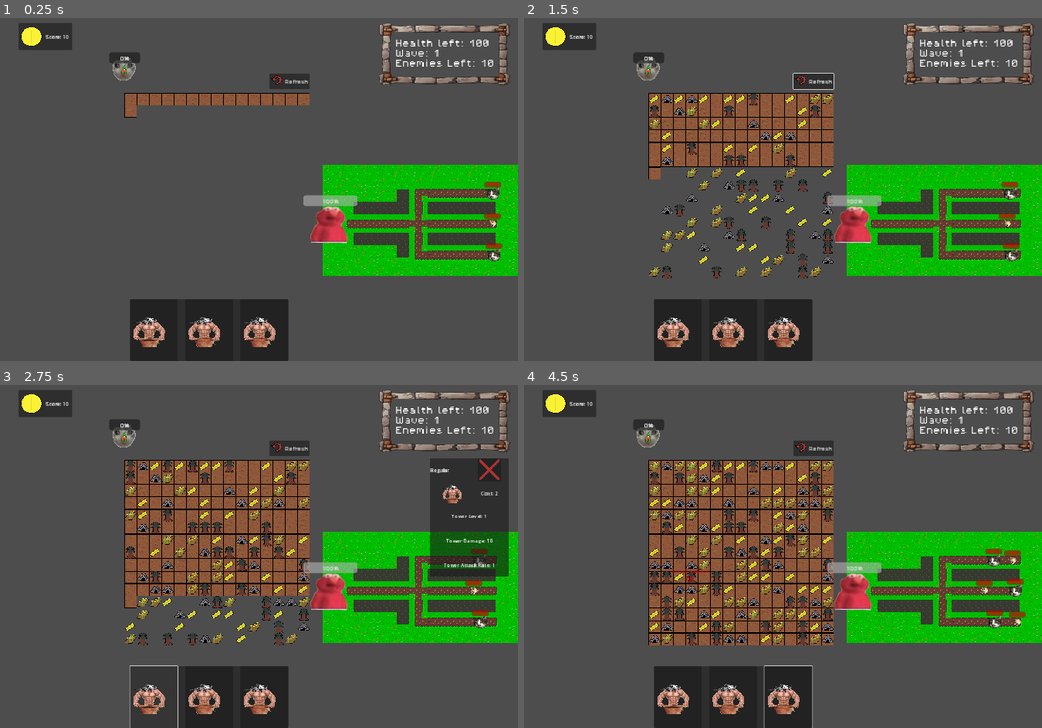
Above: before the commit, frames 1-4 (two rows, left to right).
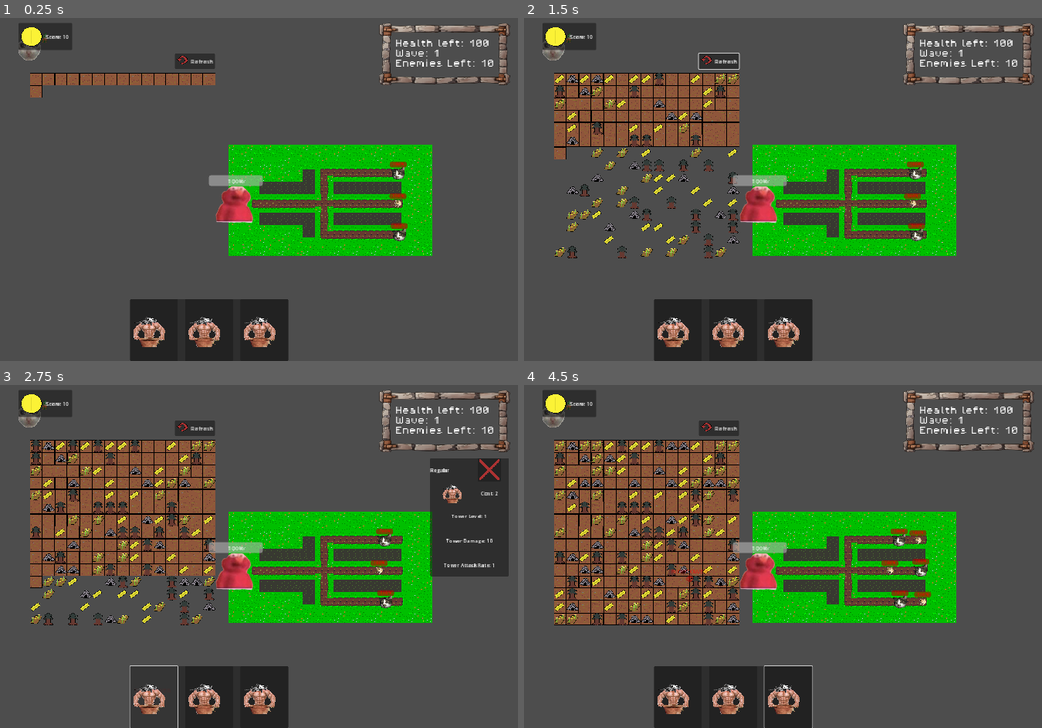
Above: after the commit, the same moments.

Repository: ConstantinBalan/2D_TowerDefense
Game: Godot game, scene res://Scenes/Levels/PlayableLevels/level1.tscn
Same seed, same stepped clock (60 frames per second), same inputs: the game is played once before the commit and once after it. This scene is started directly instead of the project's main scene.
Inputs (mouse positions are in pixels of both pictures, inside the frame that each line leads up to):
- Up to frame 1 (0.25 s): no input
- Up to frame 2 (1.5 s): click "Refresh" at 0.5 s; tap Enter (ui_accept) at 1.25 s; move the mouse to (871, 168) at 1.27 s; hold D (MoveRight) from 1.28 s (still down); click (871, 168) at 1.42 s
- Up to frame 3 (2.75 s): tap Enter (ui_accept) at 1.52 s; release D (MoveRight) at 2 s; click (155, 697) at 2 s
- Up to frame 4 (4.5 s): click (731, 697) at 2.75 s; click (788, 697) at 3.5 s; drag from (612, 570) to (855, 590) at 4.27 s

The runs differ from the first frame. In frame 1, 22% of the frame differs, in the area x 3-100%, y 4-76%; in frame 2, 33%; in frame 3, 36%; in frame 4, 41%.

Commit message:
Fine tuned gatherer functionality

Diff:
--- a/Scenes/Levels/PlayableLevels/level1.tscn
+++ b/Scenes/Levels/PlayableLevels/level1.tscn
@@ -339,16 +339,16 @@
 [node name="Towers" type="Node2D" parent="."]
 
 [node name="Camera2D" type="Camera2D" parent="."]
-position = Vector2(-519, -103)
+position = Vector2(-274, -51)
 zoom = Vector2(1.2, 1.2)
 
 [connection signal="died_to_base" from="HomeBase" to="." method="decrement_enemies_left"]
+[connection signal="enemy_died" from="Paths/TopPath" to="." method="decrement_enemies_left"]
 [connection signal="enemy_died" from="Paths/TopPath" to="." method="on_enemy_died"]
-[connection signal="enemy_died" from="Paths/TopPath" to="." method="decrement_enemies_left"]
 [connection signal="enemy_spawned" from="Paths/TopPath" to="." method="add_to_spawned_wave"]
+[connection signal="enemy_died" from="Paths/BottomPath" to="." method="decrement_enemies_left"]
 [connection signal="enemy_died" from="Paths/BottomPath" to="." method="on_enemy_died"]
-[connection signal="enemy_died" from="Paths/BottomPath" to="." method="decrement_enemies_left"]
 [connection signal="enemy_spawned" from="Paths/BottomPath" to="." method="add_to_spawned_wave"]
+[connection signal="enemy_died" from="Paths/MiddlePath" to="." method="decrement_enemies_left"]
 [connection signal="enemy_died" from="Paths/MiddlePath" to="." method="on_enemy_died"]
-[connection signal="enemy_died" from="Paths/MiddlePath" to="." method="decrement_enemies_left"]
 [connection signal="enemy_spawned" from="Paths/MiddlePath" to="." method="add_to_spawned_wave"]
--- a/Scenes/ResourceGenerator.tscn
+++ b/Scenes/ResourceGenerator.tscn
@@ -1,6 +1,7 @@
-[gd_scene load_steps=6 format=3 uid="uid://i0wofou8fnhn"]
+[gd_scene load_steps=7 format=3 uid="uid://i0wofou8fnhn"]
 
 [ext_resource type="Script" path="res://Scripts/ResourceGenScripts/resource_generator.gd" id="1_x1bb7"]
+[ext_resource type="Texture2D" uid="uid://dlladw1ket5ld" path="res://Assets/gnome.png" id="2_oin21"]
 [ext_resource type="Texture2D" uid="uid://gx3vpcn0p7d6" path="res://Assets/Resourcetilemap.png" id="2_pvble"]
 [ext_resource type="Texture2D" uid="uid://bl02t3tbq4fxg" path="res://Assets/sadcat.png" id="3_uw2ox"]
 
@@ -24,6 +25,7 @@
 script = ExtResource("1_x1bb7")
 tile_map = NodePath("ResourceGathererTileMap")
 gatherers_home = NodePath("GatherersHome")
+gatherer_icon = ExtResource("2_oin21")
 
 [node name="ResourceGathererTileMap" type="TileMap" parent="."]
 unique_name_in_owner = true
@@ -33,6 +35,8 @@
 layer_0/name = "Ground"
 layer_1/name = "Resources"
 layer_1/tile_data = PackedInt32Array()
+layer_2/name = "Highlight"
+layer_2/tile_data = PackedInt32Array()
 
 [node name="GatherersHome" type="Node2D" parent="."]
 unique_name_in_owner = true
--- a/Scenes/gatherer.tscn
+++ b/Scenes/gatherer.tscn
@@ -1,10 +1,108 @@
-[gd_scene load_steps=4 format=3 uid="uid://8su8tjstnt2i"]
+[gd_scene load_steps=7 format=3 uid="uid://8su8tjstnt2i"]
 
 [ext_resource type="Script" path="res://Scripts/ResourceGenScripts/gatherer.gd" id="1_f8sym"]
 [ext_resource type="Texture2D" uid="uid://dlladw1ket5ld" path="res://Assets/gnome.png" id="1_hxfeq"]
 
 [sub_resource type="CapsuleShape2D" id="CapsuleShape2D_6nft6"]
 radius = 8.0
+
+[sub_resource type="Animation" id="Animation_ftgsl"]
+resource_name = "Walk"
+length = 0.5
+loop_mode = 1
+tracks/0/type = "value"
+tracks/0/imported = false
+tracks/0/enabled = true
+tracks/0/path = NodePath("Sprite2D:skew")
+tracks/0/interp = 1
+tracks/0/loop_wrap = true
+tracks/0/keys = {
+"times": PackedFloat32Array(),
+"transitions": PackedFloat32Array(),
+"update": 0,
+"values": []
+}
+tracks/1/type = "value"
+tracks/1/imported = false
+tracks/1/enabled = true
+tracks/1/path = NodePath("Sprite2D:scale")
+tracks/1/interp = 2
+tracks/1/loop_wrap = true
+tracks/1/keys = {
+"times": PackedFloat32Array(0, 0.2, 0.5),
+"transitions": PackedFloat32Array(1, 0.378929, 1),
+"update": 0,
+"values": [Vector2(1, 1), Vector2(1.6875, 0.375), Vector2(1, 1)]
+}
+tracks/2/type = "value"
+tracks/2/imported = false
+tracks/2/enabled = true
+tracks/2/path = NodePath("Sprite2D:position")
+tracks/2/interp = 1
+tracks/2/loop_wrap = true
+tracks/2/keys = {
+"times": PackedFloat32Array(),
+"transitions": PackedFloat32Array(),
+"update": 0,
+"values": []
+}
+tracks/3/type = "value"
+tracks/3/imported = false
+tracks/3/enabled = true
+tracks/3/path = NodePath("Sprite2D:rotation")
+tracks/3/interp = 1
+tracks/3/loop_wrap = true
+tracks/3/keys = {
+"times": PackedFloat32Array(0, 0.0736725, 0.2, 0.5),
+"transitions": PackedFloat32Array(1, 1, 1, 1),
+"update": 0,
+"values": [0.0, 0.148353, -0.148353, -1.76851e-08]
+}
+
+[sub_resource type="Animation" id="Animation_dm0te"]
+length = 0.001
+tracks/0/type = "value"
+tracks/0/imported = false
+tracks/0/enabled = true
+tracks/0/path = NodePath("Sprite2D:position")
+tracks/0/interp = 1
+tracks/0/loop_wrap = true
+tracks/0/keys = {
+"times": PackedFloat32Array(0),
+"transitions": PackedFloat32Array(1),
+"update": 0,
+"values": [Vector2(1, 0)]
+}
+tracks/1/type = "value"
+tracks/1/imported = false
+tracks/1/enabled = true
+tracks/1/path = NodePath("Sprite2D:scale")
+tracks/1/interp = 1
+tracks/1/loop_wrap = true
+tracks/1/keys = {
+"times": PackedFloat32Array(0),
+"transitions": PackedFloat32Array(1),
+"update": 0,
+"values": [Vector2(1, 1)]
+}
+tracks/2/type = "value"
+tracks/2/imported = false
+tracks/2/enabled = true
+tracks/2/path = NodePath("Sprite2D:rotation")
+tracks/2/interp = 1
+tracks/2/loop_wrap = true
+tracks/2/keys = {
+"times": PackedFloat32Array(0),
+"transitions": PackedFloat32Array(1),
+"update": 0,
+"values": [0.0]
+}
+
+[sub_resource type="AnimationLibrary" id="AnimationLibrary_msa1r"]
+_data = {
+"RESET": SubResource("Animation_dm0te"),
+"Walk": SubResource("Animation_ftgsl")
+}
 
 [node name="Gatherer" type="CharacterBody2D"]
 top_level = true
@@ -22,9 +120,16 @@
 
 [node name="GatherProgress" type="ProgressBar" parent="."]
 unique_name_in_owner = true
-offset_left = -40.0
-offset_top = -45.0
-offset_right = 40.0
-offset_bottom = -18.0
+modulate = Color(0.0313726, 1, 0, 1)
+offset_left = -19.0
+offset_top = -24.0
+offset_right = 19.0
+offset_bottom = -19.0
+value = 22.0
 rounded = true
-fill_mode = 1
+show_percentage = false
+
+[node name="AnimationPlayer" type="AnimationPlayer" parent="."]
+libraries = {
+"": SubResource("AnimationLibrary_msa1r")
+}
--- a/Scripts/ResourceGenScripts/gatherer.gd
+++ b/Scripts/ResourceGenScripts/gatherer.gd
@@ -8,20 +8,26 @@
 var gathering_speed = 50
 var carried_resource = null
 var carried_amount = 0
-var currently_out : bool = false
+var is_gathering : bool = false
 
 @onready var gather_progress = %GatherProgress
 var resource_generator: Node2D
 
 func _ready():
+	gather_progress.visible = false
+	visible = false
 	resource_generator = get_tree().get_first_node_in_group("resource_generator")
 	if not resource_generator:
 		push_error("ResourceGenerator not found!")
 	home_position = resource_generator.gatherers_home.global_position
 
 func move_to(world_pos, cell):
+	if is_gathering:
+		return
+	is_gathering = true
 	target_position = world_pos
 	target_cell = cell
+	visible = true
 	gather_progress.visible = false
 	gathering_progress = 0
 	print("Gatherer moving to world pos: ", world_pos, " cell: ", cell)
@@ -40,6 +46,9 @@
 	elif target_cell:
 		gather(delta)
 
+func is_available():
+	return not is_gathering and carried_resource == null
+
 func arrive_at_cell():
 	position = target_position
 	target_position = null
@@ -49,12 +58,16 @@
 func arrive_at_home():
 	position = resource_generator.gatherers_home.global_position
 	if carried_resource:
-		var main = get_tree().current_scene
 		resource_generator.add_resources(carried_resource, carried_amount)
 		carried_resource = null
 		carried_amount = 0
 	target_position = null
 	target_cell = null
+	is_gathering = false
+	visible = false
+	resource_generator.housed_gatherers += 1
+	resource_generator.update_gatherer_icons()
+	resource_generator.occupied_cells.erase(target_cell)
 
 
 func gather(delta):
@@ -78,6 +91,7 @@
 	gather_progress.visible = false
 	gathering_progress = 0
 	target_cell = null
+	is_gathering = false
 	return_to_home()
 
 func return_to_home():
--- a/Scripts/ResourceGenScripts/resource_generator.gd
+++ b/Scripts/ResourceGenScripts/resource_generator.gd
@@ -7,20 +7,21 @@
 
 @export var tile_map: TileMap
 @export var gatherers_home: Node2D
-@export var highlight_tile: Vector2i
+#@export var highlight_tile: Vector2i
+@export var gatherer_icon: Texture2D
+var gatherer_icons: Array[Sprite2D] = []
+var housed_gatherers: int = 3
 var ground_placed : bool = false
-
+#var current_highlight: Vector2i = Vector2i(-1, -1)
 var ground_tiles = {
 	EMPTY_TYPE: [Vector2i(0, 1), Vector2i(1, 1), Vector2i(2, 1), Vector2i(3, 1)]
 }
-
 var resource_totals = {
 	"stone": 0,
 	"wood": 0,
 	"food": 0,
 	"gold": 0
 }
-
 var resource_tiles = {
 	"stone": Vector2i(1, 0),
 	"wood": Vector2i(2, 0),
@@ -28,10 +29,12 @@
 	"gold": Vector2i(4, 0)
 }
 var gatherers = []
+var occupied_cells: Dictionary = {}
 
 func _ready():
 	set_process_input(true)
 	spawn_ground()
+	setup_gatherer_icons()
 	spawn_gatherers(3)
 	setup_refresh_button()
 
@@ -64,7 +67,7 @@
 				tile_map.set_cell(1, Vector2i(x, y), 0, resource_tiles[resource])
 
 func refresh_resources():
-	spawn_ground()
+	#spawn_ground()
 	spawn_resources()
 	#for x in range(GRID_WIDTH):
 	#	for y in range(GRID_HEIGHT):
@@ -73,6 +76,18 @@
 	#			if randf() < 0.3:  # 30% chance to spawn a resource
 	#				var resource = RESOURCE_TYPES[randi() % RESOURCE_TYPES.size()]
 	#				tile_map.set_cell(1, cell_pos, 0, resource_tiles[resource])
+
+func setup_gatherer_icons():
+	for i in range(housed_gatherers):
+		var icon = Sprite2D.new()
+		icon.texture = gatherer_icon
+		icon.position = gatherers_home.position + Vector2(i * 20, -30)  # Adjust as needed
+		add_child(icon)
+		gatherer_icons.append(icon)
+
+func update_gatherer_icons():
+	for i in range(gatherer_icons.size()):
+		gatherer_icons[i].visible = i < housed_gatherers
 
 func spawn_gatherers(num_gatherers: int):
 	for i in range(num_gatherers):
@@ -83,12 +98,25 @@
 		gatherers.append(gatherer)
 
 func send_gatherer_to(cell_pos):
+	if occupied_cells.has(cell_pos):
+		flash_red(cell_pos)
+		return
+
 	for gatherer in gatherers:
-		if gatherer.target_cell == null:
+		if gatherer.is_available():
 			var world_pos = to_global(tile_map.map_to_local(cell_pos))
 			gatherer.move_to(world_pos, cell_pos)
+			occupied_cells[cell_pos] = gatherer
+			housed_gatherers -= 1
+			update_gatherer_icons()
 			print("Sending gatherer to cell: ", cell_pos, " world position: ", world_pos)
 			break
+
+func flash_red(cell_pos):
+	var original_modulate = tile_map.modulate
+	tile_map.modulate = Color.RED
+	await get_tree().create_timer(0.2).timeout
+	tile_map.modulate = original_modulate
 
 func add_resources(type, amount):
 	resource_totals[type] += amount
